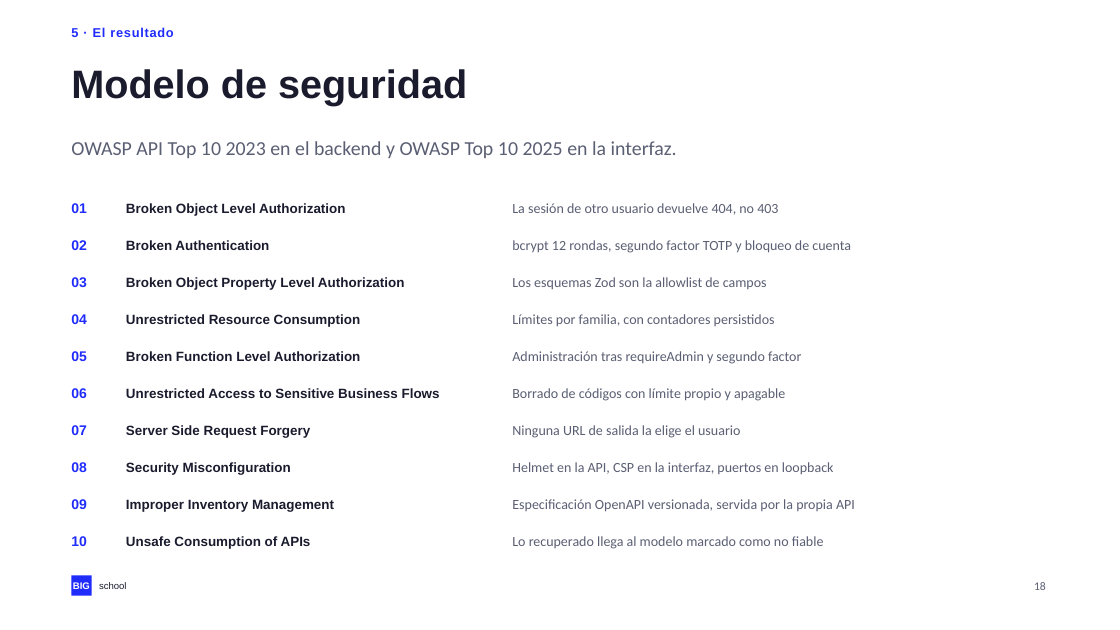
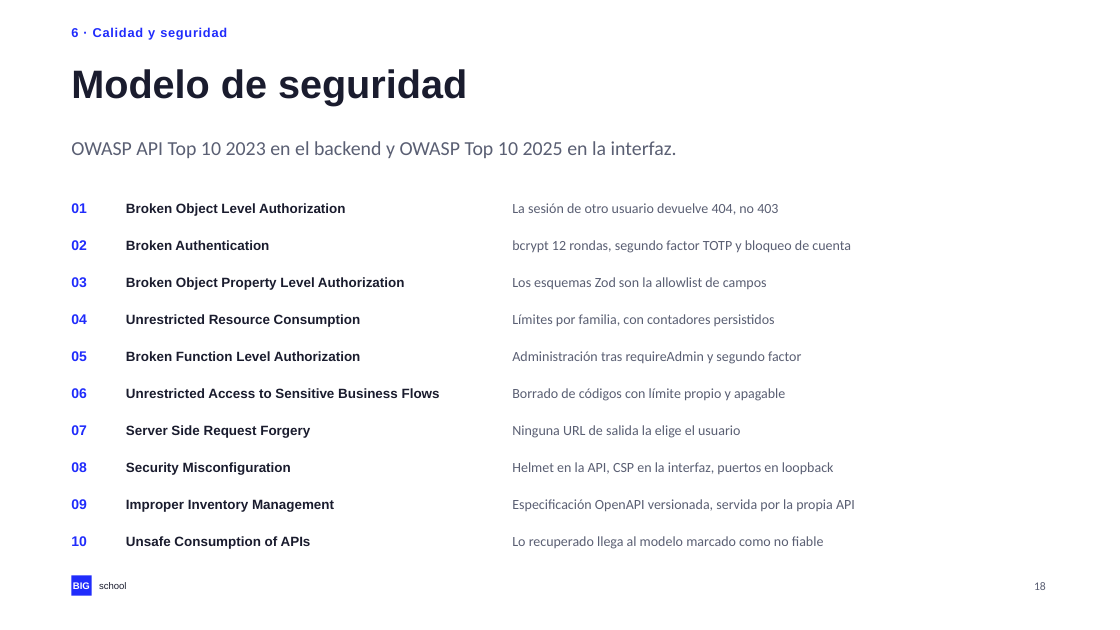
Before and after one commit to NovilloQuinta/intelligent-automotive-diagnostics, a slide deck: slide 18 of docs/presentacion/tfm-intelligent-automotive-diagnostics.pptx. Drawn at 1120x630 pixels with LibreOffice and Linux fonts; fonts in the diff are those of the drawing. Boxes give left, top, right and bottom in pixels: in the first picture for what was removed or moved away, otherwise in the second. Text is boxed around its words. In the diff, an @@ line names an element or a change of style, - is before the commit and + after.

```diff
--- a/docs/presentacion/tfm-intelligent-automotive-diagnostics.pptx
+++ b/docs/presentacion/tfm-intelligent-automotive-diagnostics.pptx
@@ text at bbox=[71, 27, 227, 40]: text changed @@
-5 · El resultado
+6 · Calidad y seguridad
```
Also in this commit, not shown: 17 other slides changed, 3 other files.
